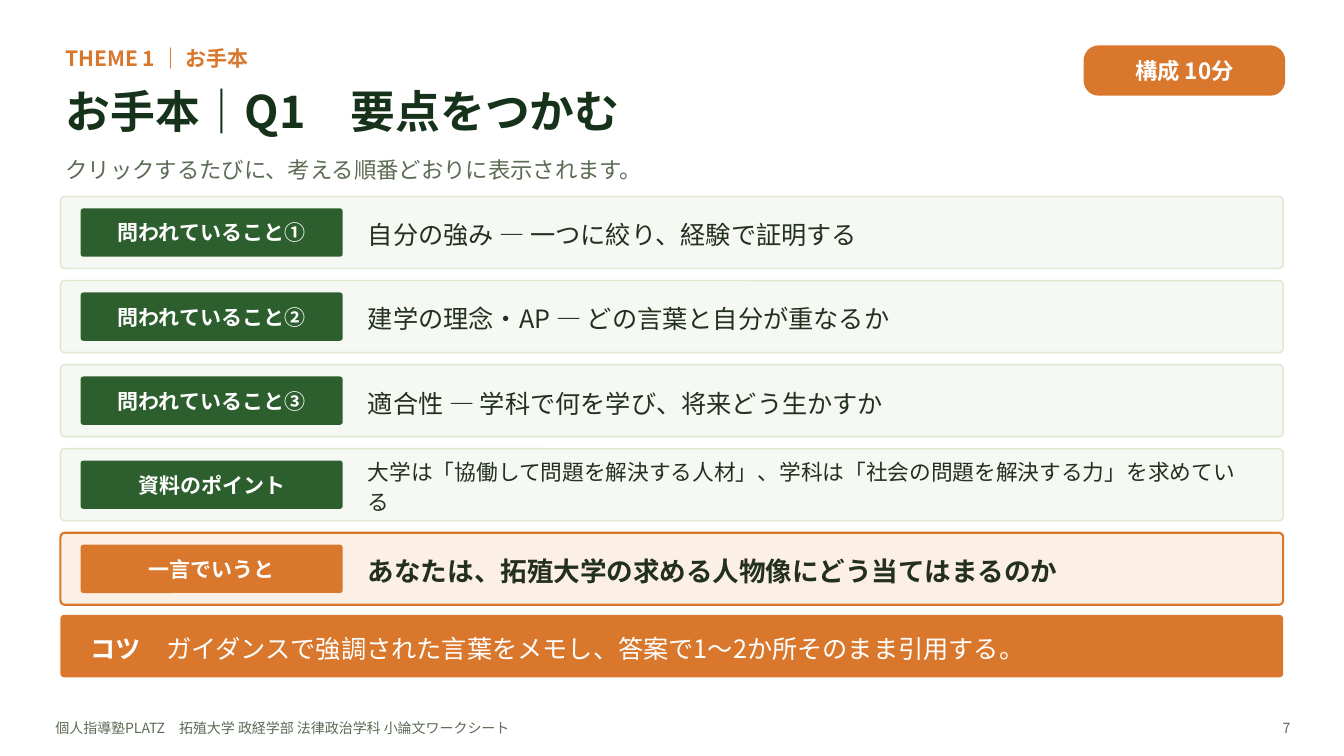
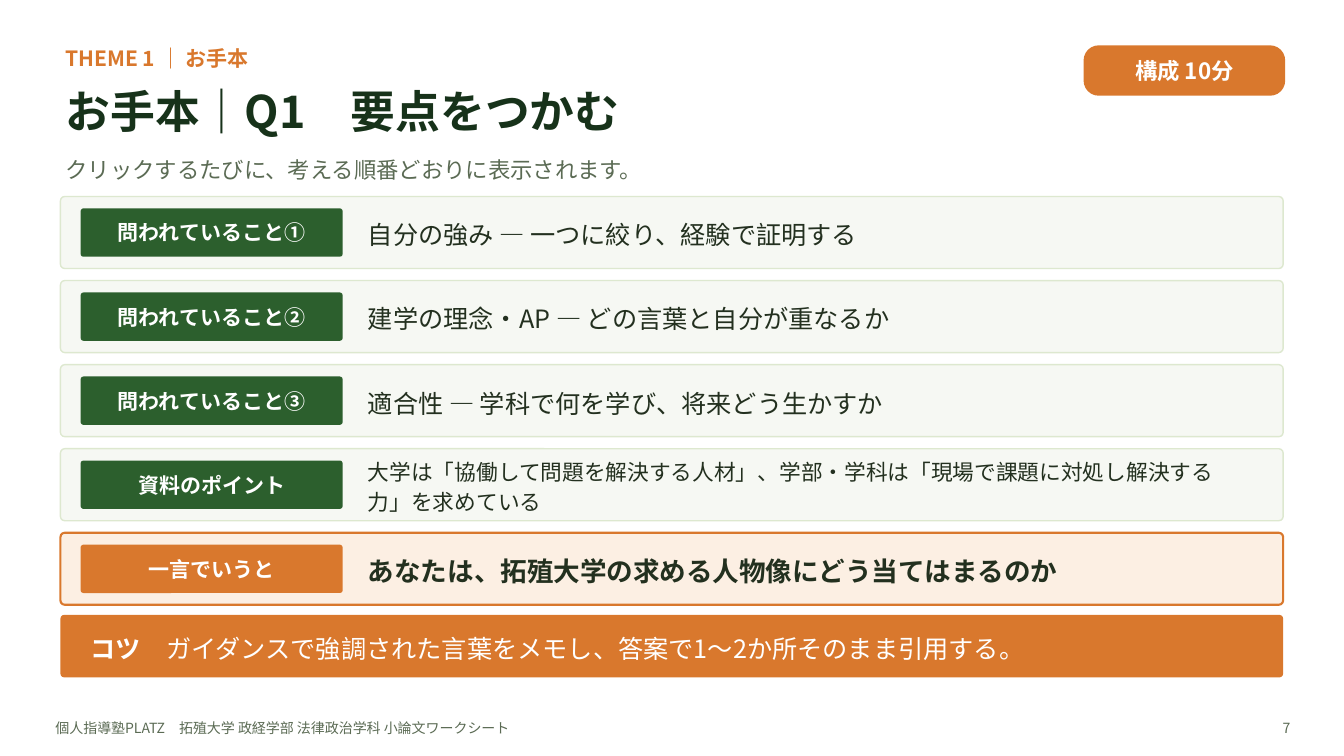
Before and after one commit to platzgod/PLATZAI-, a slide deck: slide 7 of 小論文添削（ショー）/ワークシート/拓殖大学_政経学部法律政治学科/拓殖大学_政経学部法律政治学科_小論文ワークシート.pptx. Drawn at 1344x756 pixels with LibreOffice and Linux fonts; fonts in the diff are those of the drawing. Boxes give left, top, right and bottom in pixels: in the first picture for what was removed or moved away, otherwise in the second. Text is boxed around its words. In the diff, an @@ line names an element or a change of style, - is before the commit and + after.

```diff
--- a/小論文添削（ショー）/ワークシート/拓殖大学_政経学部法律政治学科/拓殖大学_政経学部法律政治学科_小論文ワークシート.pptx
+++ b/小論文添削（ショー）/ワークシート/拓殖大学_政経学部法律政治学科/拓殖大学_政経学部法律政治学科_小論文ワークシート.pptx
@@ text at [368, 461, 1213, 512]: text changed @@
-大学は「協働して問題を解決する人材」、学科は「社会の問題を解決する力」を求めている
+大学は「協働して問題を解決する人材」、学部・学科は「現場で課題に対処し解決する力」を求めている
```
Also in this commit, not shown: 2 other slides changed, 5 other files.
